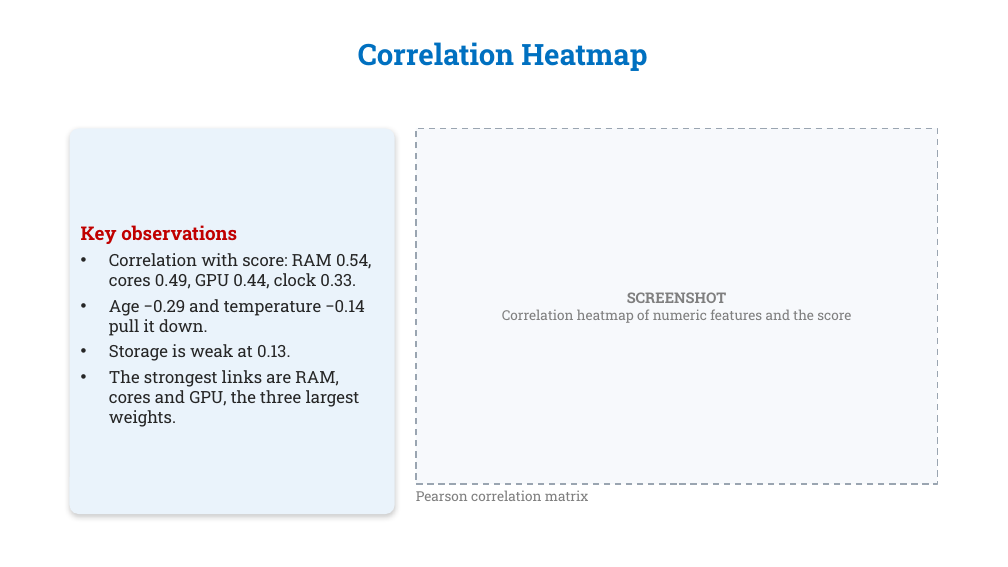
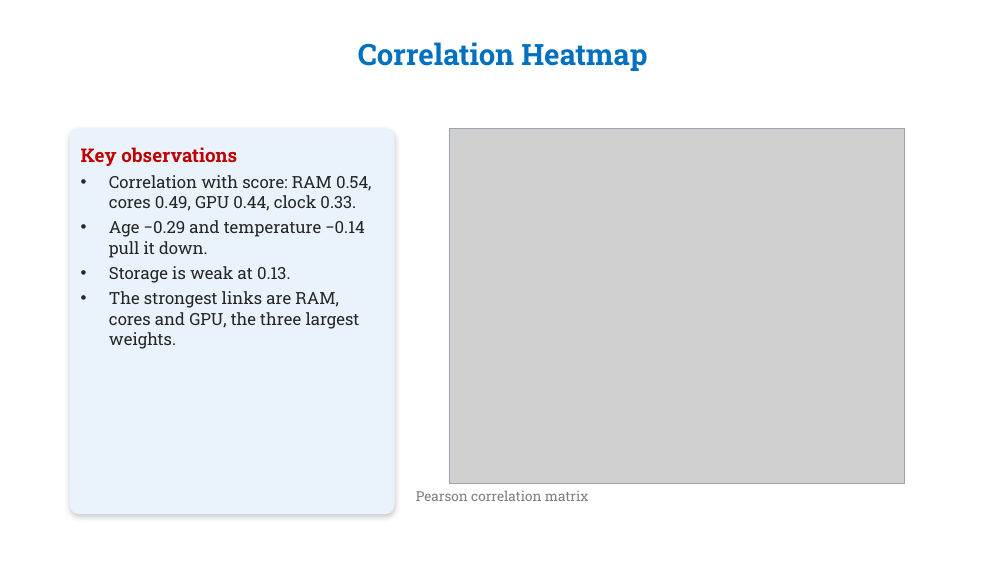
Before and after one commit to Sashankdeva/PC_Performance_Predictor, a slide deck: slide 14 of PC_Performance_Predictor_ML_Review.pptx. Drawn at 1008x567 pixels with LibreOffice and Linux fonts; fonts in the diff are those of the drawing; grey boxes stand for pictures; background and template pictures are left out. Boxes give left, top, right and bottom in pixels: in the first picture for what was removed or moved away, otherwise in the second. Text is boxed around its words. In the diff, an @@ line names an element or a change of style, - is before the commit and + after.

```diff
--- a/PC_Performance_Predictor_ML_Review.pptx
+++ b/PC_Performance_Predictor_ML_Review.pptx
@@ rounded rectangle "Key observations" at bbox=[70, 129, 395, 514]: vertical alignment middle to top @@
@@ rectangle removed at bbox=[416, 129, 938, 484] @@
-SCREENSHOT
-Correlation heatmap of numeric features and the score
@@ picture added at bbox=[449, 129, 904, 484] @@
@@ rectangle added at bbox=[449, 129, 904, 484], outline #9AA5B1 0.75 pt @@
```
Also in this commit, not shown: 22 other slides changed, 1 slide added, 4 other files.
